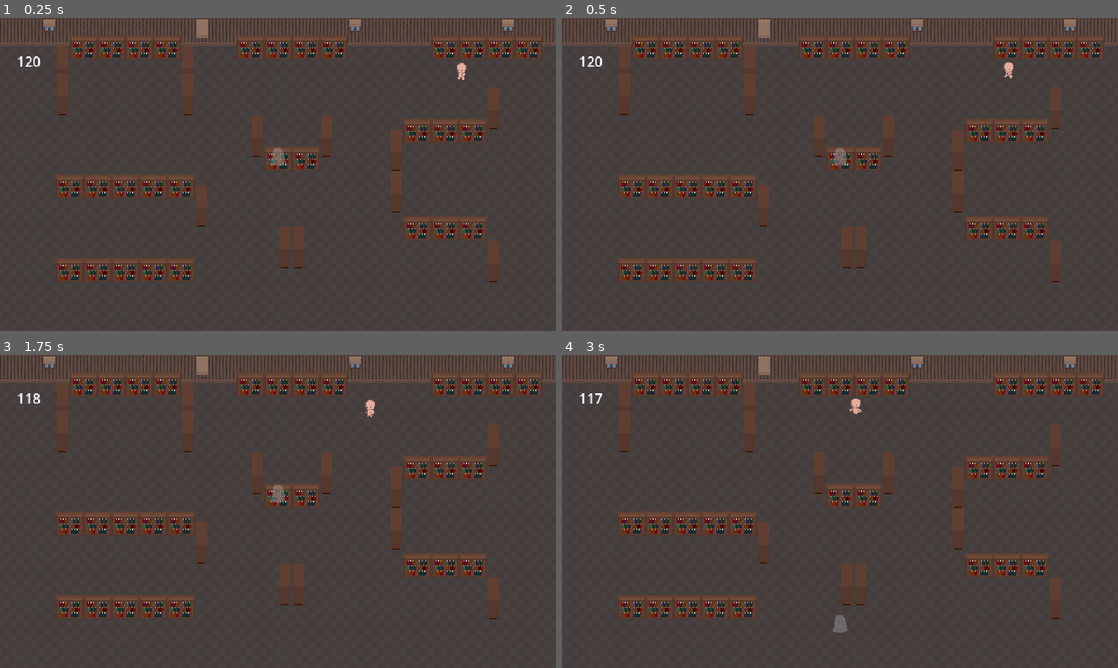
Above: before the commit, frames 1-4 (two rows, left to right).
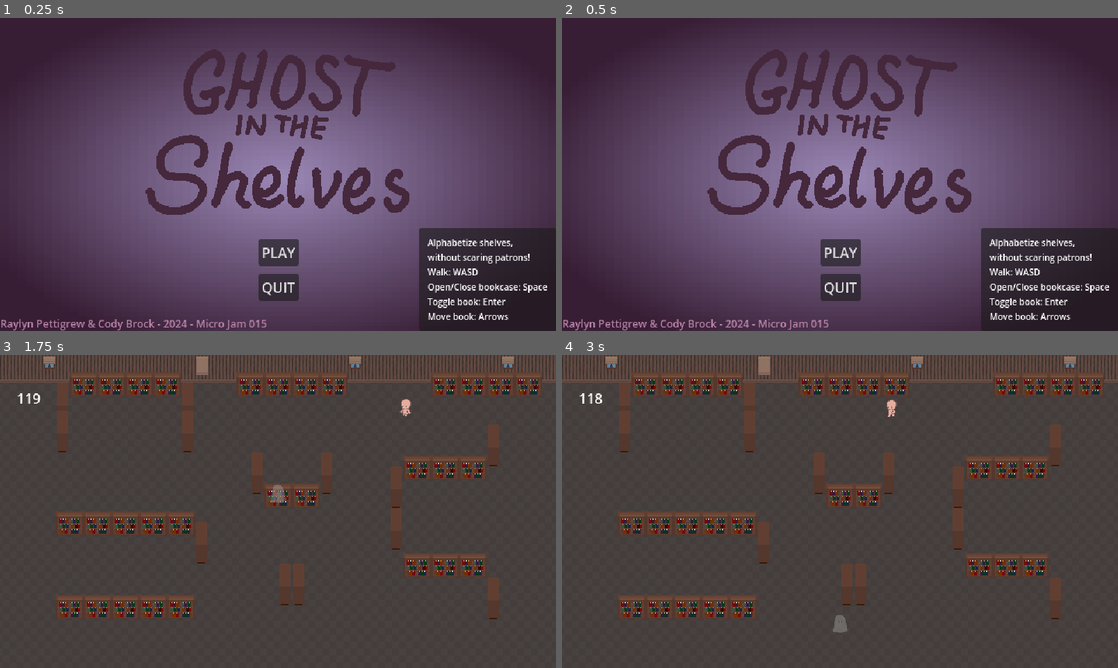
Above: after the commit, the same moments.

Repository: Akarui/GhostGame
Game: Godot game, scene res://scenes/title_menu.tscn
Same seed, same stepped clock (60 frames per second), same inputs: the game is played once before the commit and once after it. Before the commit the project starts from res://scenes/root.tscn. The engine's default icon, where the game draws it, is replaced by a stand-in: a white triangle on a blue panel in a dark square.
Inputs (mouse positions are in pixels of both pictures, inside the frame that each line leads up to):
- Up to frame 1 (0.25 s): no input
- Up to frame 2 (0.5 s): no input
- Up to frame 3 (1.75 s): click (278, 589) at 0.5 s, where only the run after the commit has a clickable "PLAY"; tap Enter (select_book) at 1.25 s; hold Right (cursor_right) from 1.28 s (still down); tap Space (open_shelf) at 1.35 s
- Up to frame 4 (3 s): release Right (cursor_right) at 2.03 s; hold S (move_down) 2.03-2.78 s; tap Enter (select_book) at 2.1 s; hold Right (cursor_right) from 2.78 s (still down); tap Space (open_shelf) at 2.85 s

The runs differ from the first frame. In frame 1, 75% of the frame differs, in the area x 0-100%, y 0-100%; in frame 2, 75%; in frame 3, 0.2%; in frame 4, 0.2%.

Commit message:
added title menu

Diff:
--- a/project.godot
+++ b/project.godot
@@ -11,7 +11,7 @@
 [application]
 
 config/name="Ghost Library"
-run/main_scene="res://scenes/root.tscn"
+run/main_scene="res://scenes/title_menu.tscn"
 config/features=PackedStringArray("4.2", "Forward Plus")
 config/icon="res://art/icon.svg"
 
--- /dev/null
+++ b/scenes/title_menu.tscn
@@ -0,0 +1,111 @@
+[gd_scene load_steps=5 format=3 uid="uid://1gr6kaguk6ra"]
+
+[ext_resource type="Script" path="res://scripts/title_menu.gd" id="1_ajruh"]
+[ext_resource type="Texture2D" uid="uid://bbuqqg5cesydb" path="res://art/title.png" id="2_f70qc"]
+
+[sub_resource type="Gradient" id="Gradient_ey1ej"]
+offsets = PackedFloat32Array(0, 0.819672)
+colors = PackedColorArray(0.607008, 0.533701, 0.715253, 1, 0.221246, 0.121208, 0.210976, 1)
+
+[sub_resource type="GradientTexture2D" id="GradientTexture2D_00h68"]
+gradient = SubResource("Gradient_ey1ej")
+fill = 1
+fill_from = Vector2(0.508547, 0.512821)
+
+[node name="TitleMenu" type="Control"]
+layout_mode = 3
+anchors_preset = 15
+anchor_right = 1.0
+anchor_bottom = 1.0
+grow_horizontal = 2
+grow_vertical = 2
+script = ExtResource("1_ajruh")
+
+[node name="TextureRect" type="TextureRect" parent="."]
+layout_mode = 1
+anchors_preset = 15
+anchor_right = 1.0
+anchor_bottom = 1.0
+grow_horizontal = 2
+grow_vertical = 2
+texture = SubResource("GradientTexture2D_00h68")
+
+[node name="VBoxContainer" type="VBoxContainer" parent="."]
+layout_mode = 1
+anchors_preset = 13
+anchor_left = 0.5
+anchor_right = 0.5
+anchor_bottom = 1.0
+offset_left = -4.0
+offset_right = 4.0
+grow_horizontal = 2
+grow_vertical = 2
+alignment = 1
+
+[node name="MarginContainer" type="MarginContainer" parent="VBoxContainer"]
+layout_mode = 2
+theme_override_constants/margin_bottom = 20
+
+[node name="Title" type="TextureRect" parent="VBoxContainer/MarginContainer"]
+layout_mode = 2
+texture = ExtResource("2_f70qc")
+
+[node name="MarginContainer2" type="MarginContainer" parent="VBoxContainer"]
+layout_mode = 2
+theme_override_constants/margin_bottom = 5
+
+[node name="PlayButton" type="Button" parent="VBoxContainer/MarginContainer2"]
+layout_mode = 2
+size_flags_horizontal = 4
+text = "PLAY"
+
+[node name="QuitButton" type="Button" parent="VBoxContainer"]
+layout_mode = 2
+size_flags_horizontal = 4
+text = "QUIT"
+
+[node name="CreditLabel" type="Label" parent="."]
+texture_filter = 1
+layout_mode = 1
+anchors_preset = 2
+anchor_top = 1.0
+anchor_bottom = 1.0
+offset_top = -23.0
+offset_right = 448.0
+grow_vertical = 0
+theme_override_colors/font_color = Color(0.728098, 0.516613, 0.658944, 1)
+theme_override_font_sizes/font_size = 12
+text = "Raylyn Pettigrew & Cody Brock - 2024 - Micro Jam 015"
+vertical_alignment = 2
+
+[node name="PanelContainer" type="PanelContainer" parent="."]
+layout_mode = 1
+anchors_preset = 3
+anchor_left = 1.0
+anchor_top = 1.0
+anchor_right = 1.0
+anchor_bottom = 1.0
+offset_left = -138.0
+offset_top = -116.0
+grow_horizontal = 0
+grow_vertical = 0
+
+[node name="MarginContainer" type="MarginContainer" parent="PanelContainer"]
+layout_mode = 2
+theme_override_constants/margin_left = 10
+theme_override_constants/margin_top = 10
+theme_override_constants/margin_right = 10
+theme_override_constants/margin_bottom = 10
+
+[node name="HowToPlayLabel" type="Label" parent="PanelContainer/MarginContainer"]
+layout_mode = 2
+theme_override_font_sizes/font_size = 10
+text = "Alphabetize shelves,
+without scaring patrons!
+Walk: WASD
+Open/Close bookcase: Space
+Toggle book: Enter
+Move book: Arrows"
+
+[connection signal="pressed" from="VBoxContainer/MarginContainer2/PlayButton" to="." method="_on_play_button_pressed"]
+[connection signal="pressed" from="VBoxContainer/QuitButton" to="." method="_on_quit_button_pressed"]
--- /dev/null
+++ b/scripts/title_menu.gd
@@ -0,0 +1,20 @@
+extends Control
+
+var game_scene = preload("res://scenes/root.tscn")
+
+# Called when the node enters the scene tree for the first time.
+func _ready():
+	pass # Replace with function body.
+
+
+# Called every frame. 'delta' is the elapsed time since the previous frame.
+func _process(delta):
+	pass
+
+
+func _on_play_button_pressed():
+	get_tree().change_scene_to_packed(game_scene)
+
+
+func _on_quit_button_pressed():
+	get_tree().quit()
Binary file added: art/title.aseprite
Binary file added: art/title.png
Not shown, added: art/title.png.import
